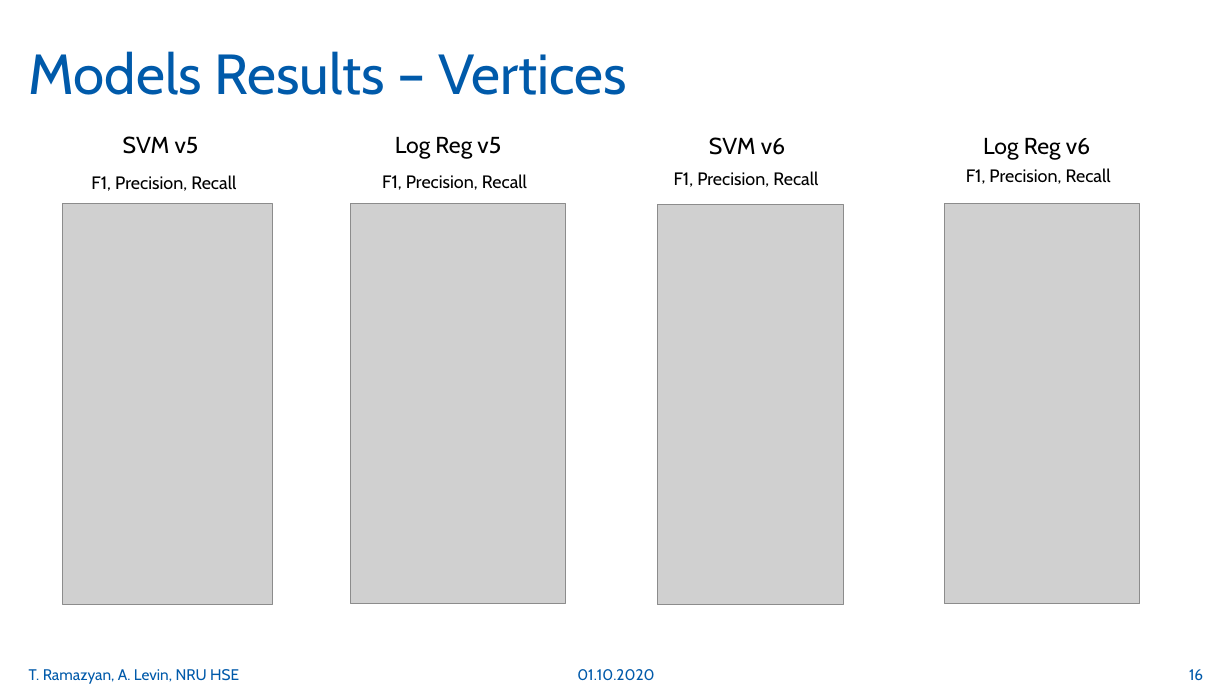
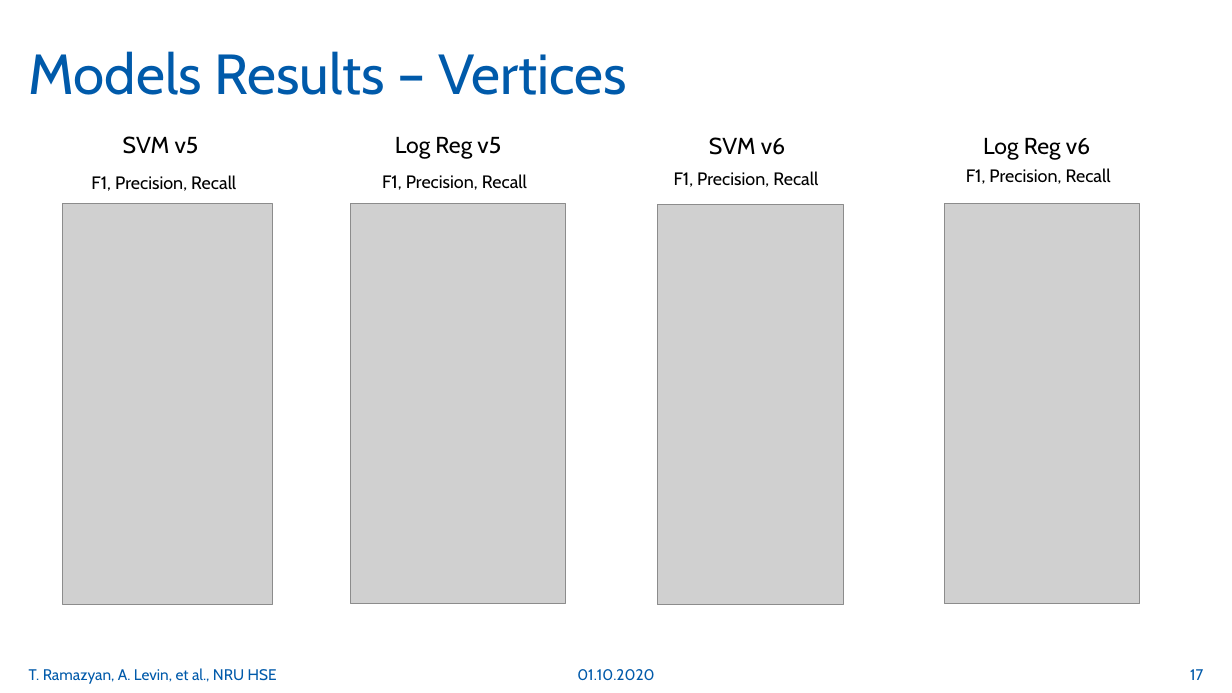
Before and after one commit to whatevernevermindbro/source_code_classification, a slide deck: slide 17 of nl2ml.pptx (slide 16 before the commit). Drawn at 1232x693 pixels with LibreOffice and Linux fonts; fonts in the diff are those of the drawing; grey boxes stand for pictures. Boxes give left, top, right and bottom in pixels: in the first picture for what was removed or moved away, otherwise in the second. Text is boxed around its words. In the diff, an @@ line names an element or a change of style, - is before the commit and + after.

```diff
--- a/nl2ml.pptx
+++ b/nl2ml.pptx
@@ text at (x1=29, y1=668, x2=277, y2=684): text changed @@
-T. Ramazyan, A. Levin, NRU HSE
+T. Ramazyan, A. Levin, et al., NRU HSE
@@ page number at (x1=1190, y1=669, x2=1203, y2=680): text changed @@
-16
+17
```
Also in this commit, not shown: 14 other slides changed, 1 slide added.
